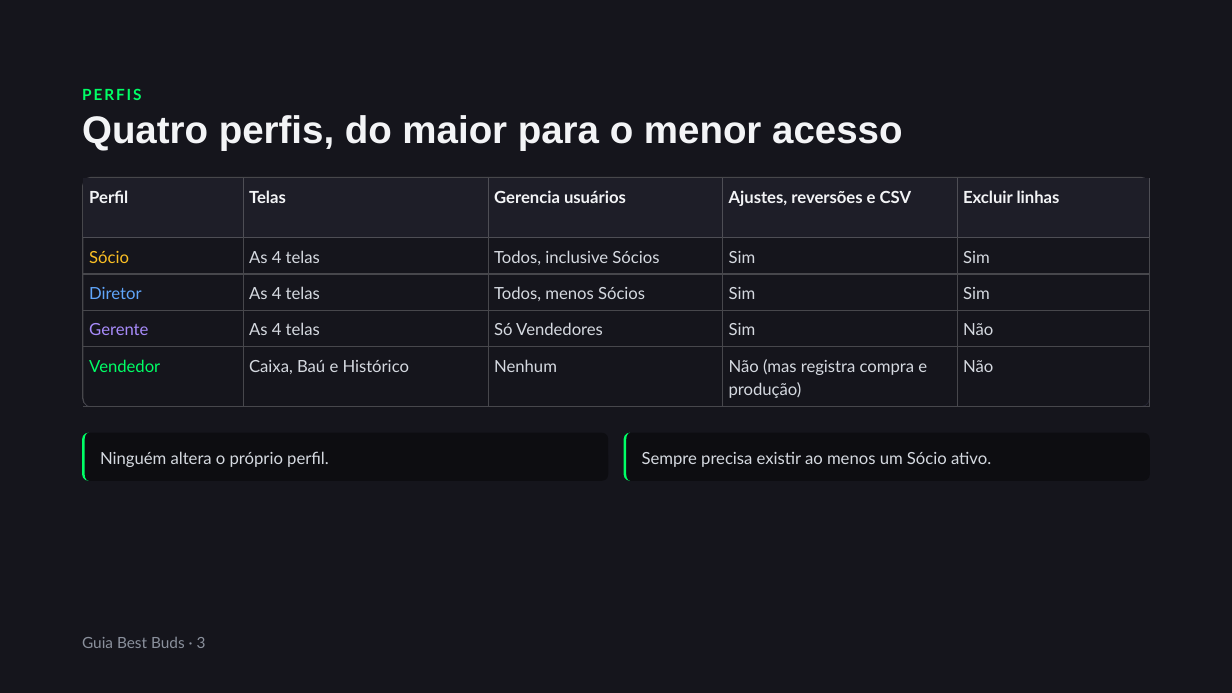
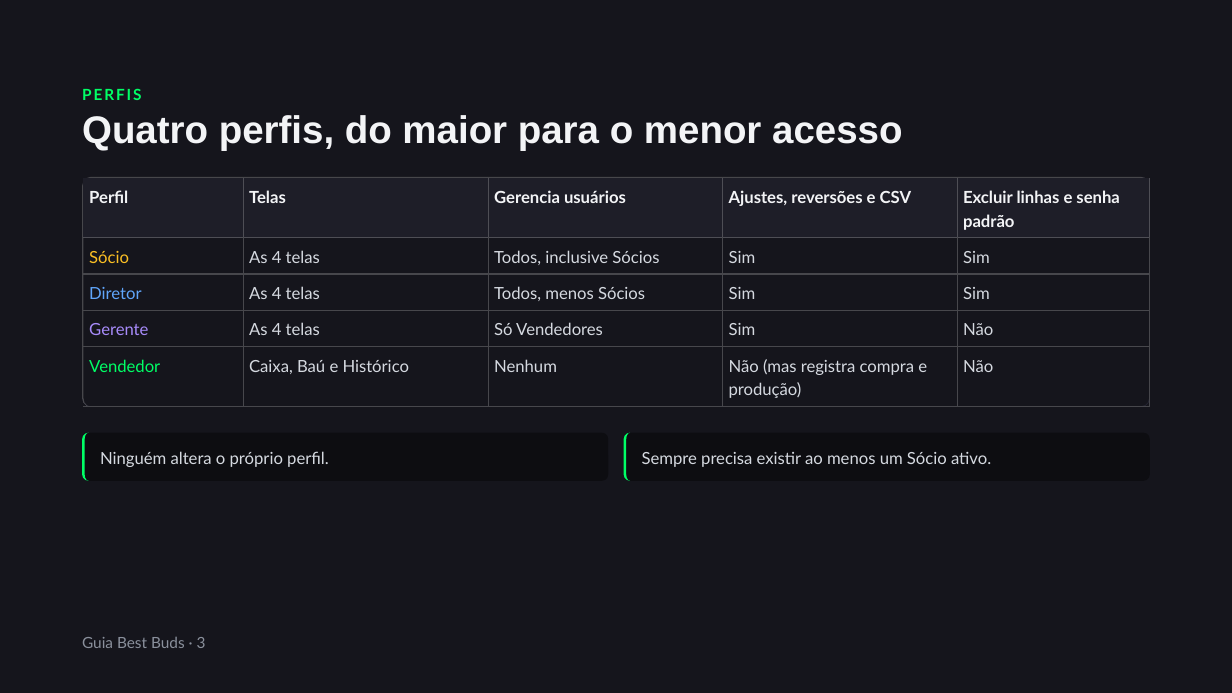
Before and after one commit to BESTBUDSOFC/BESTBUDS, a slide deck: slide 3 of docs/Guia_do_Sistema_Best_Buds.pptx. Drawn at 1232x693 pixels with LibreOffice and Linux fonts; fonts in the diff are those of the drawing. Boxes give left, top, right and bottom in pixels: in the first picture for what was removed or moved away, otherwise in the second. Text is boxed around its words. In the diff, an @@ line names an element or a change of style, - is before the commit and + after.

```diff
--- a/docs/Guia_do_Sistema_Best_Buds.pptx
+++ b/docs/Guia_do_Sistema_Best_Buds.pptx
@@ table at bbox=[83, 178, 1150, 407] @@
-row 1, column 5: Excluir linhas
+row 1, column 5: Excluir linhas e senha padrão
```
Also in this commit, not shown: 6 other slides changed, 3 other files.
